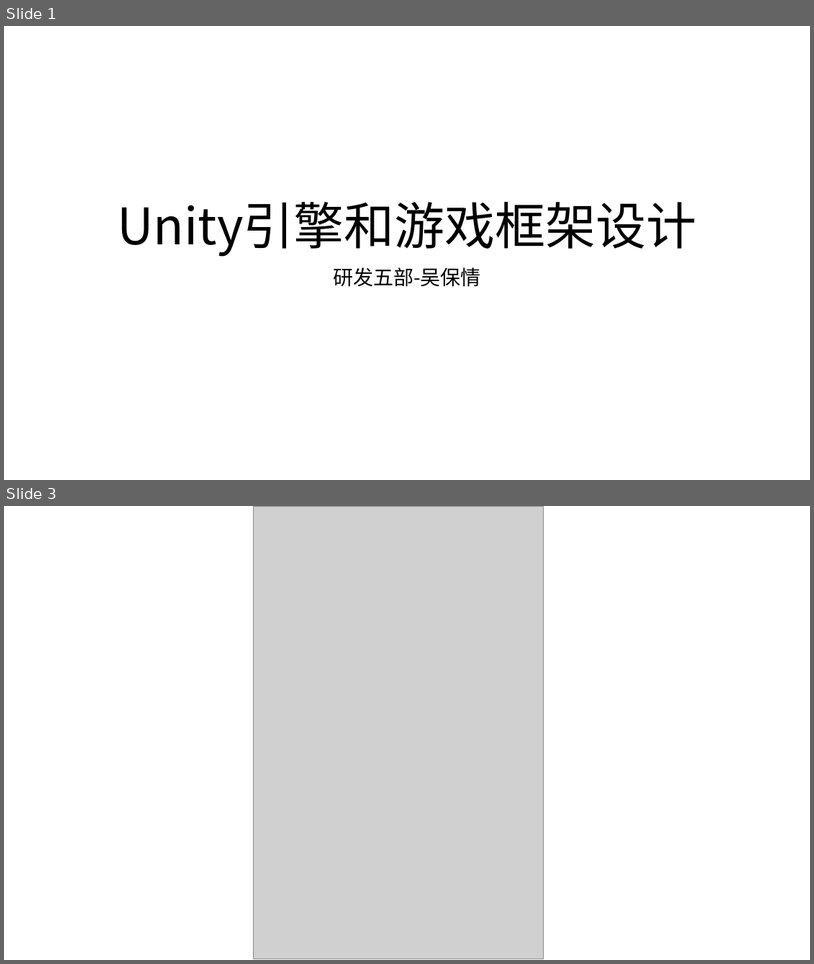
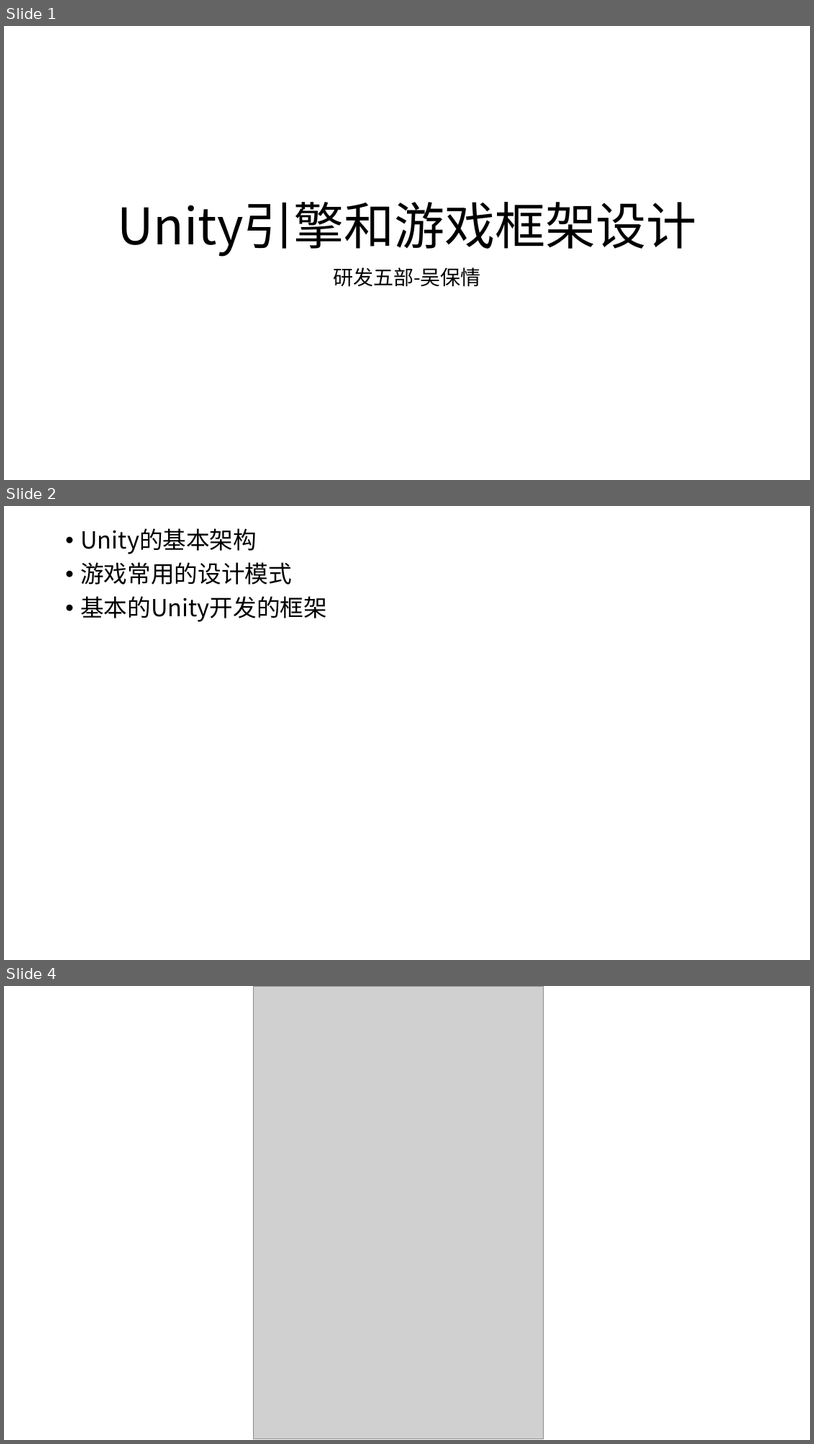
Before and after one commit to mshandle/GStar, a slide deck: Document/les1/les1PPT.pptx. Shown one above the other, each under a label of ours: slides 1 and 3 before the commit, slides 1, 2 and 4 after it; the slides between them are not shown. The pictures are 814x964 and 814x1444 pixels, drawn with LibreOffice and Linux fonts; fonts in the diff are those of the drawing; grey boxes stand for pictures. Boxes give left, top, right and bottom in pixels: in the first picture for what was removed or moved away, otherwise in the second. Text is boxed around its words. In the diff, an @@ line names an element or a change of style, - is before the commit and + after.

```diff
--- a/Document/les1/les1PPT.pptx
+++ b/Document/les1/les1PPT.pptx
@@ slide 2 added at box(4, 506, 810, 960), background #FFFFFF @@
@@ text added at box(80, 528, 327, 622), 28 pt, text #000000 @@
+• Unity的基本架构
+• 游戏常用的设计模式
+• 基本的Unity开发的框架
@@ what was slide 3 is now slide 4 @@
```
Also in this commit, not shown: 2 slides changed, 3 other files.
